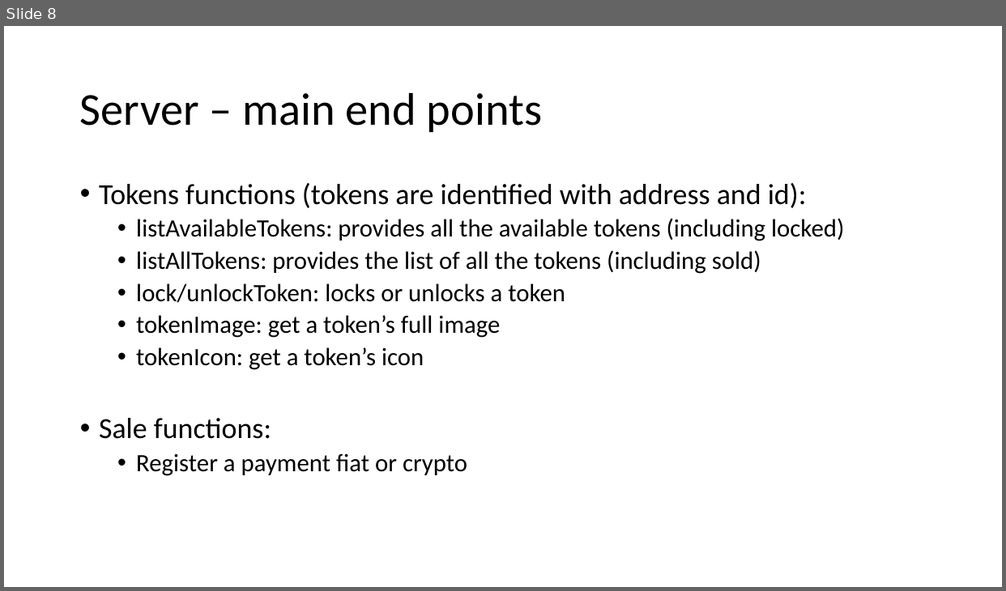
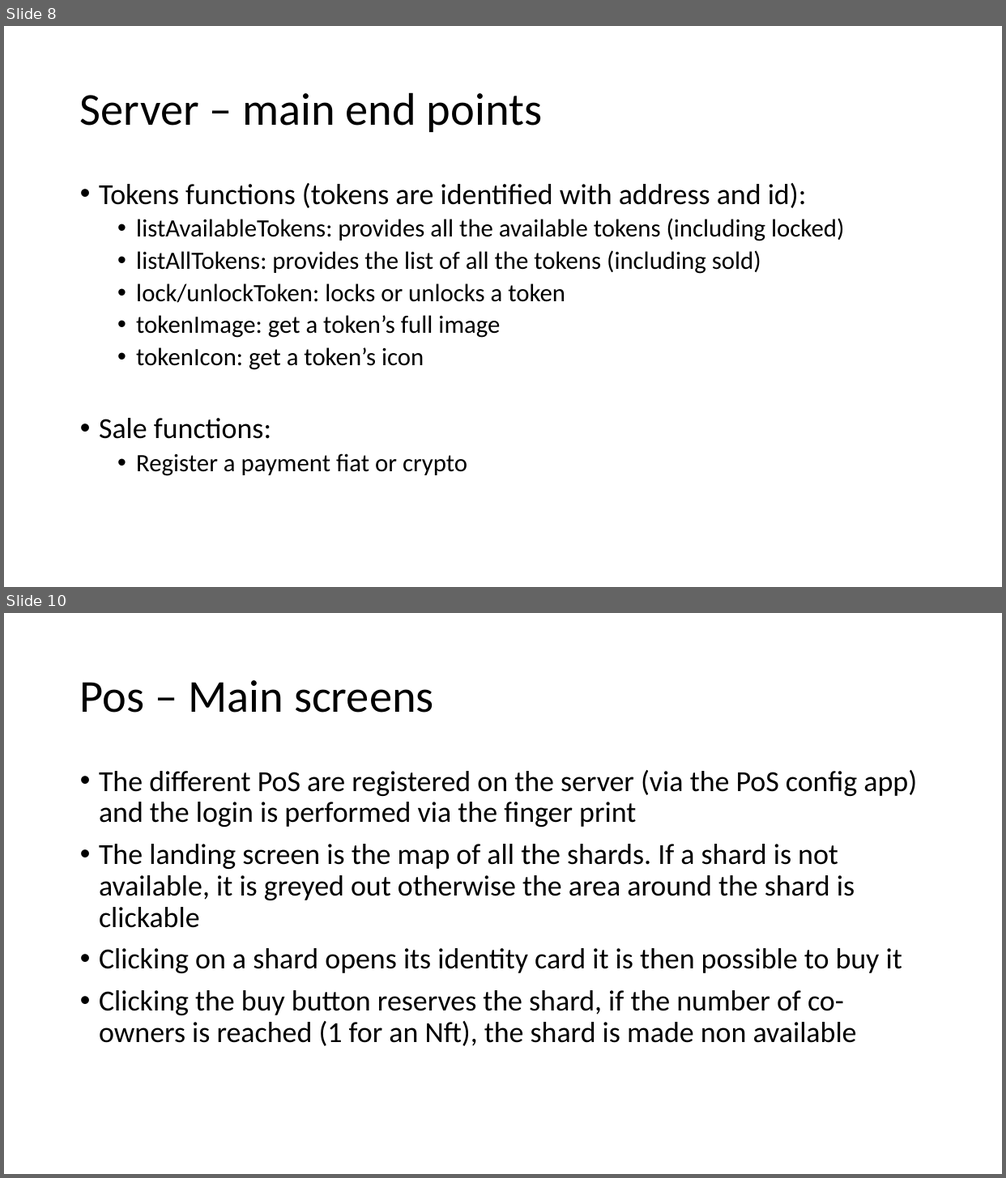
Before and after one commit to PhilippeMeyer/nft4Art, a slide deck: specs.pptx. Shown one above the other, each under a label of ours: slide 8 before the commit, slides 8 and 10 after it; the slides between them are not shown. The pictures are 1006x591 and 1006x1178 pixels, drawn with LibreOffice and Linux fonts; fonts in the diff are those of the drawing. Boxes give left, top, right and bottom in pixels: in the first picture for what was removed or moved away, otherwise in the second. Text is boxed around its words. In the diff, an @@ line names an element or a change of style, - is before the commit and + after.

```diff
--- a/specs.pptx
+++ b/specs.pptx
@@ slide 10 added at (x1=4, y1=613, x2=1002, y2=1174), background #FFFFFF @@
@@ title added at (x1=80, y1=680, x2=434, y2=713), 44 pt, text #000000 @@
+Pos – Main screens
@@ text added at (x1=99, y1=770, x2=917, y2=1046), 28 pt, text #000000 @@
+• The different PoS are registered on the server (via the PoS config app) and the login is performed via the finger print
+• The landing screen is the map of all the shards. If a shard is not available, it is greyed out otherwise the area around the shard is clickable
+• Clicking on a shard opens its identity card it is then possible to buy it
+• Clicking the buy button reserves the shard, if the number of co-owners is reached (1 for an Nft), the shard is made non available
```
Also in this commit, not shown: 2 slides changed, 3 other slides added.
